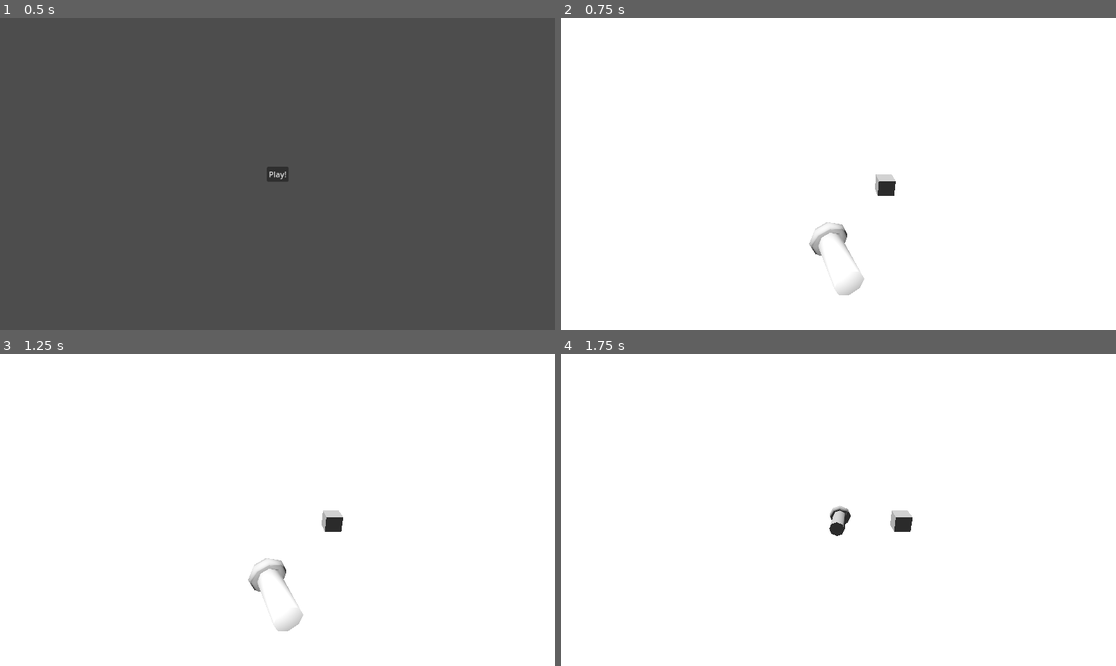
Above: before the commit, frames 1-4 (two rows, left to right).
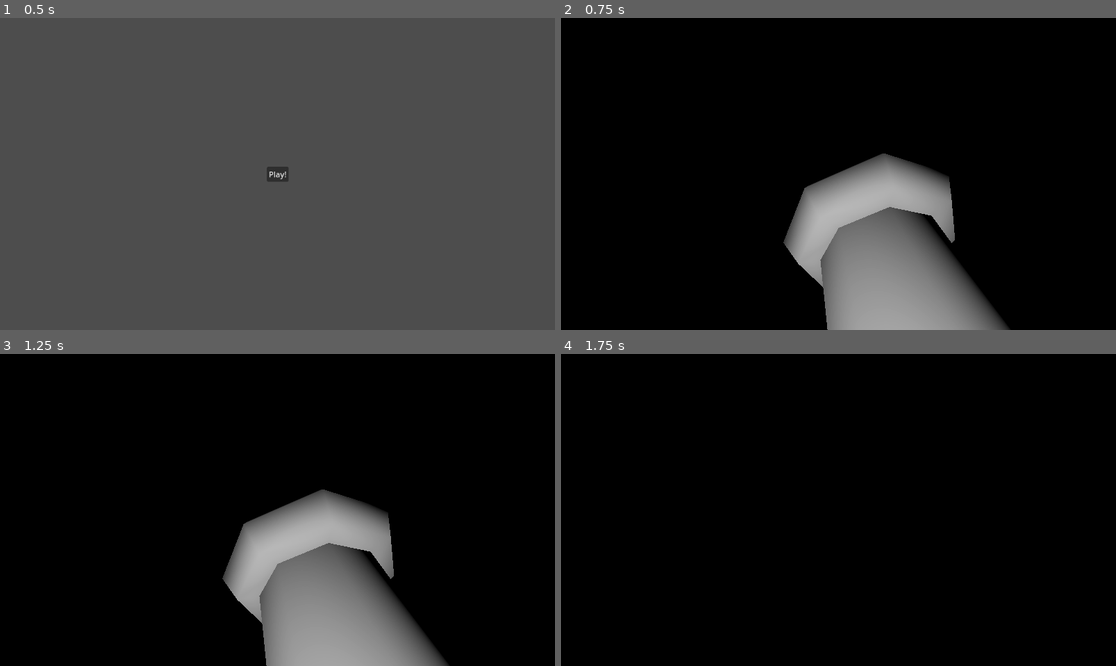
Above: after the commit, the same moments.

Repository: bsu-cs315/e3-hovell
Game: Godot game, scene res://title/title.tscn
The game is run twice, just before and just after one commit, with the same random seed, the same clock (stepped at 60 frames per second) and the same inputs.
Inputs:
- Up to frame 1 (0.5 s): no input
- Up to frame 2 (0.75 s): click "Play!" at 0.5 s
- Up to frame 3 (1.25 s): no input
- Up to frame 4 (1.75 s): hold D (move_right) from 1.28 s (still down); tap Space (throw) at 1.35 s

Frame 1 is identical in both runs. In frame 2, 100% of the frame differs, in the area x 0-100%, y 0-100%; in frame 3, 100%; in frame 4, 100%.

Commit message:
Add floor and wall to reflect flashlight light

Diff:
--- a/project/flashlight/flashlight.tscn
+++ b/project/flashlight/flashlight.tscn
@@ -21,6 +21,6 @@
 
 [node name="SpotLight3D" type="SpotLight3D" parent="."]
 transform = Transform3D(1, 0, 0, 0, 1, 0, 0, 0, 1, -1.17334e-08, 0, -1.19843)
-light_energy = 50.0
-light_size = 1.0
-spot_angle = 40.0
+light_energy = 10.0
+light_size = 0.1
+spot_angle = 30.0
--- a/project/level/level.gd
+++ b/project/level/level.gd
@@ -8,7 +8,6 @@
 
 
 func spawn_ghost() -> void:
-	print ("spawn new ghost!")
 	_ghost_object = load("res://ghost/ghost.tscn").instantiate()
 	get_parent().add_child(_ghost_object)
 	var position_z = randf_range(-5, 5)
@@ -17,5 +16,4 @@
 
 
 func _on_ghost_entered() -> void:
-
 	spawn_ghost()
--- a/project/level/level.tscn
+++ b/project/level/level.tscn
@@ -1,7 +1,9 @@
-[gd_scene load_steps=6 format=3 uid="uid://dc3bvr2o0hynu"]
+[gd_scene load_steps=8 format=3 uid="uid://dc3bvr2o0hynu"]
 
+[ext_resource type="PackedScene" uid="uid://bbyqxrr3ss2vf" path="res://ghost/ghost.tscn" id="1_5khvy"]
 [ext_resource type="Script" path="res://level/level.gd" id="1_qhi5n"]
 [ext_resource type="PackedScene" uid="uid://c354qphmg5403" path="res://hand/hand.tscn" id="2_v455f"]
+[ext_resource type="PackedScene" uid="uid://crrkb8gb6fmdh" path="res://flashlight/flashlight.tscn" id="3_j1hrs"]
 
 [sub_resource type="ProceduralSkyMaterial" id="ProceduralSkyMaterial_xwvdu"]
 sky_horizon_color = Color(0.64625, 0.65575, 0.67075, 1)
@@ -11,6 +13,7 @@
 sky_material = SubResource("ProceduralSkyMaterial_xwvdu")
 
 [sub_resource type="Environment" id="Environment_kyqa6"]
+background_mode = 1
 sky = SubResource("Sky_kmdl4")
 tonemap_mode = 2
 glow_enabled = true
@@ -20,6 +23,7 @@
 
 [node name="WorldSun" type="DirectionalLight3D" parent="."]
 transform = Transform3D(-0.866023, -0.433016, 0.250001, 0, 0.499998, 0.866027, -0.500003, 0.749999, -0.43301, 0, 0, 0)
+visible = false
 light_indirect_energy = 10.0
 light_volumetric_fog_energy = 10.0
 shadow_enabled = true
@@ -33,7 +37,23 @@
 [node name="WorldEnvironment" type="WorldEnvironment" parent="."]
 environment = SubResource("Environment_kyqa6")
 
+[node name="MainCamera" type="Camera3D" parent="."]
+transform = Transform3D(-4.37114e-08, 0.570714, -0.821149, 0, 0.821149, 0.570714, 1, 2.49467e-08, -3.58936e-08, -0.1, 1.481, 0)
+
 [node name="Hand" parent="." instance=ExtResource("2_v455f")]
 
-[node name="MainCamera" type="Camera3D" parent="."]
-transform = Transform3D(-4.37114e-08, 0.385906, -0.922538, 0, 0.922538, 0.385906, 1, 1.68685e-08, -4.03254e-08, -5.396, 5.511, 0)
+[node name="Flashlight" parent="." instance=ExtResource("3_j1hrs")]
+transform = Transform3D(-4.37114e-08, 0, -1, 0, 1, 0, 1, 0, -4.37114e-08, 0, 0, 0)
+visible = false
+
+[node name="Ghost" parent="." instance=ExtResource("1_5khvy")]
+transform = Transform3D(1, 0, 0, 0, 1, 0, 0, 0, 1, 6, 0, 0)
+visible = false
+
+[node name="Wall" type="CSGBox3D" parent="."]
+transform = Transform3D(1, 0, 0, 0, 1, 0, 0, 0, 4.02507, 9.085, 0, 0)
+size = Vector3(1, 10, 10)
+
+[node name="Floor" type="CSGBox3D" parent="."]
+transform = Transform3D(-4.37114e-08, -1, 0, 1, -4.37114e-08, 0, 0, 0, 4.21095, 4.2555, -5.7019, 0)
+size = Vector3(1, 10, 10)
